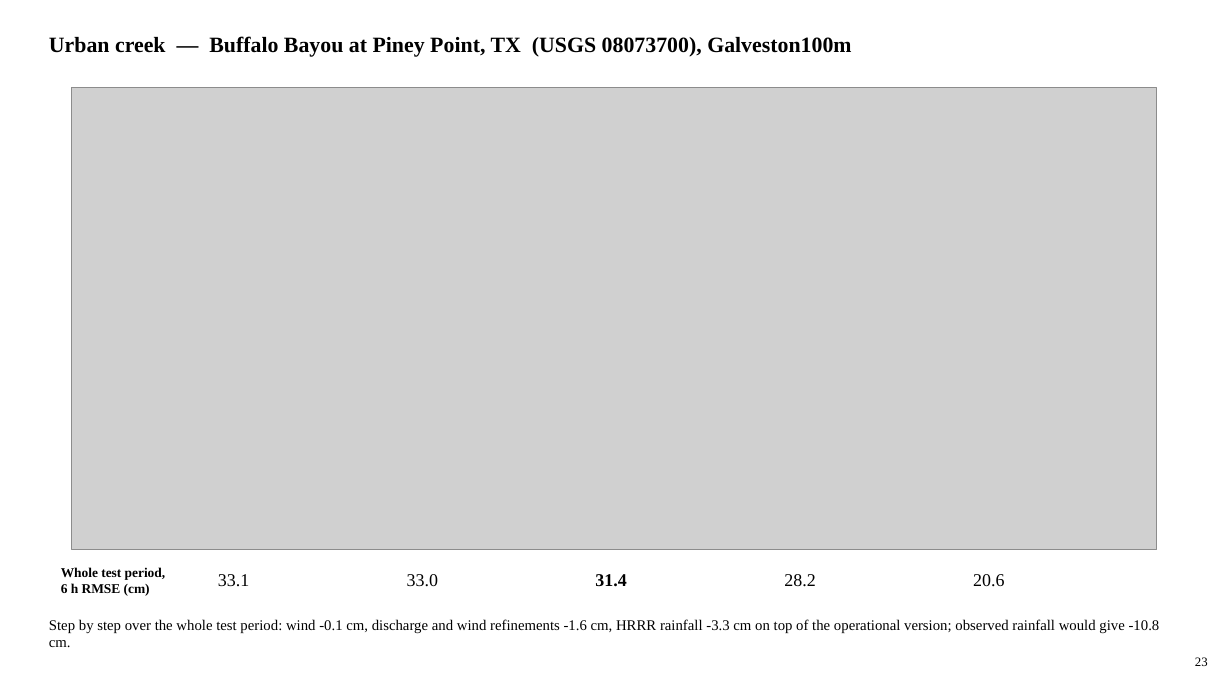
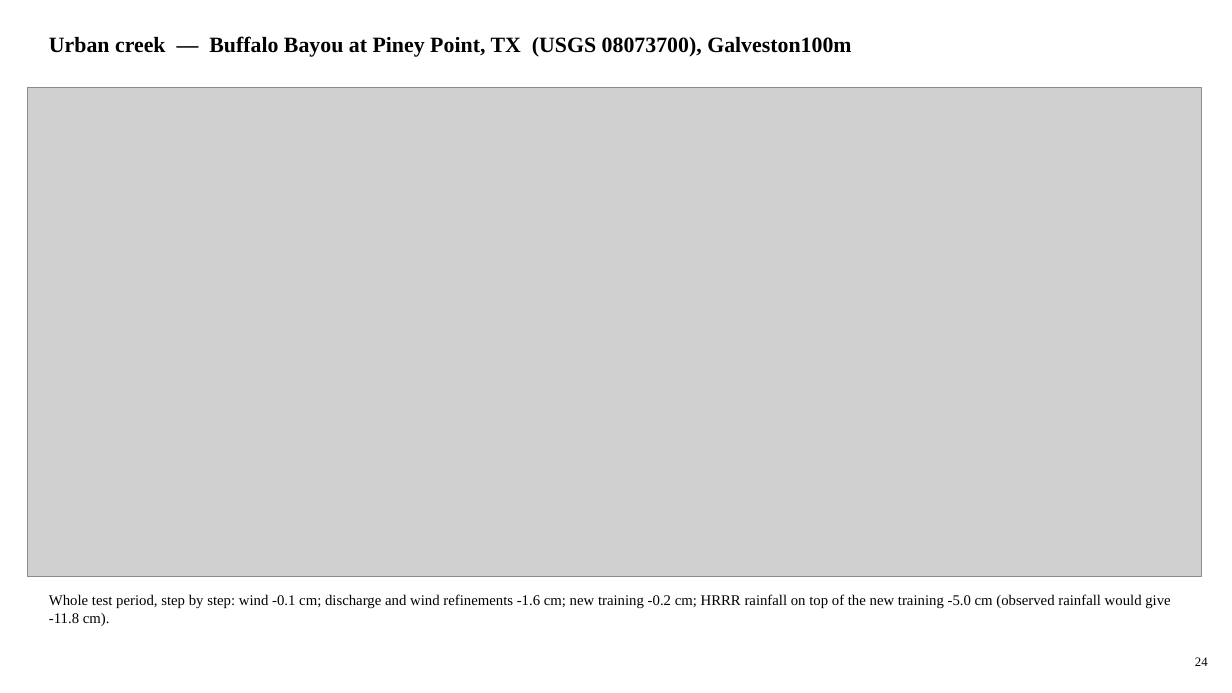
Before and after one commit to LaurenW1997/subdomainLSTM, a slide deck: slide 24 of deliverables/17_versions/version_comparison.pptx (slide 23 before the commit). Drawn at 1232x693 pixels with LibreOffice and Linux fonts; fonts in the diff are those of the drawing; grey boxes stand for pictures. Boxes give left, top, right and bottom in pixels: in the first picture for what was removed or moved away, otherwise in the second. Text is boxed around its words. In the diff, an @@ line names an element or a change of style, - is before the commit and + after.

```diff
--- a/deliverables/17_versions/version_comparison.pptx
+++ b/deliverables/17_versions/version_comparison.pptx
@@ picture: place and size @@
-picture at [72,88,1157,550]
+picture at [28,88,1202,577]
@@ text removed at [61,567,166,596] @@
-Whole test period,
-6 h RMSE (cm)
@@ text at [49,594,1170,626]: text changed @@
-Step by step over the whole test period: wind -0.1 cm, discharge and wind refinements -1.6 cm, HRRR rainfall -3.3 cm on top of the operational version; observed rainfall would give -10.8 cm.
+Whole test period, step by step: wind -0.1 cm; discharge and wind refinements -1.6 cm; new training -0.2 cm; HRRR rainfall on top of the new training -5.0 cm (observed rainfall would give -11.8 cm).
@@ text removed at [218,574,249,586] @@
-33.1
@@ text removed at [407,574,438,587] @@
-33.0
@@ text removed at [595,574,626,587] @@
-31.4
@@ text removed at [784,574,815,587] @@
-28.2
@@ text removed at [973,574,1004,587] @@
-20.6
@@ text at [1195,657,1208,666]: text changed @@
-23
+24
```
Also in this commit, not shown: 25 other slides changed, 1 slide added, 48 other files.
